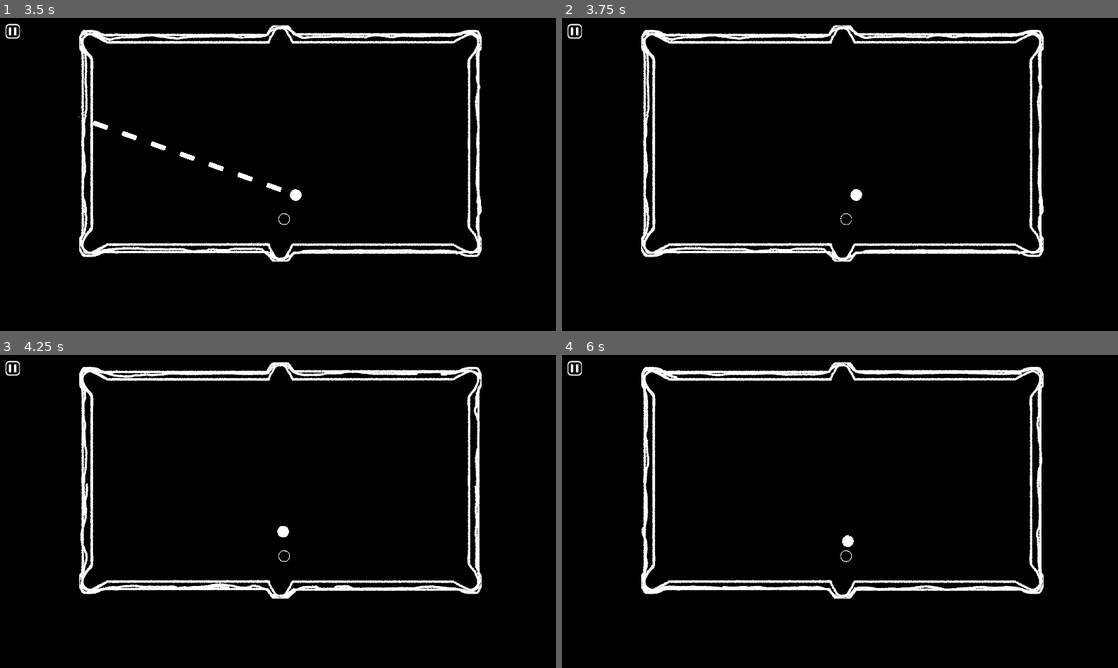
Above: before the commit, frames 1-4 (two rows, left to right).
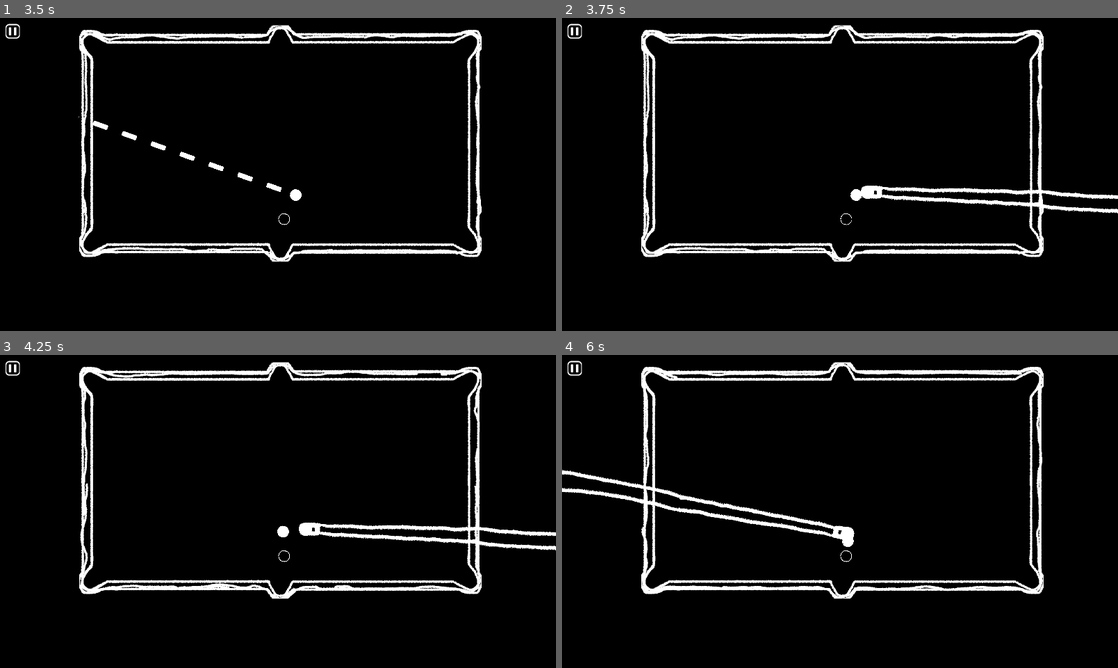
Above: after the commit, the same moments.

Repository: Muirotidua/IMGD1001-Project
Game: Godot game, scene res://scenes/splash_screen.tscn
Same seed, same stepped clock (60 frames per second), same inputs: the game is played once before the commit and once after it.
Inputs (mouse positions are in pixels of both pictures, inside the frame that each line leads up to):
- Up to frame 1 (3.5 s): move the mouse to (400, 158) at 0.52 s; hold Space (ball_hit) 0.53-1.25 s; click (500, 224) at 1.25 s; click (500, 224) at 2 s; click "1" at 2.75 s
- Up to frame 2 (3.75 s): move the mouse to (728, 190) at 3.52 s; tap Space (ball_hit) at 3.6 s
- Up to frame 3 (4.25 s): no input
- Up to frame 4 (6 s): move the mouse to (895, 442) at 4.27 s; hold Space (ball_hit) 4.28-5.03 s; tap I (print_info) at 4.35 s; move the mouse to (812, 574) at 5.02 s; tap Backspace (rewind_shot) at 5.1 s; tap Space (ball_hit) at 5.3 s; move the mouse to (1006, 558) at 5.77 s; hold Space (ball_hit) from 5.78 s (still down)

Frame 1 is identical in both runs. In frame 2, 1.2% of the frame differs, in the area x 53-100%, y 53-63%; in frame 3, 1.2%; in frame 4, 1.4%, in the area x 0-53%, y 36-59%.

Commit message:
Pool Stick
Might add fade out or otherwise later

Diff:
--- /dev/null
+++ b/pool_stick.gd
@@ -0,0 +1,22 @@
+class_name PoolStick
+extends Node2D
+
+var distance = 0 # distance from center
+var ball_target : CueBall = null
+
+func _ready():
+	self.global_position = ball_target.global_position
+
+func _process(_delta: float) -> void:
+
+	%PoolStickSpr.position = Vector2((distance*-1)+(-936.0),0) # manual direction offset
+
+	look_at(get_viewport().get_mouse_position())
+
+func reset():
+	distance = 0;
+	%PoolStickSpr.pause()
+	await get_tree().create_timer(1).timeout
+	%PoolStickSpr.play()
+	hide()
+	queue_free()
--- a/scenes/cue_ball.tscn
+++ b/scenes/cue_ball.tscn
@@ -7,9 +7,6 @@
 [ext_resource type="Texture2D" uid="uid://b3x7bm371vark" path="res://visuals/cueball-filled/Untitled-1_0001_Layer-1-copy-2.png" id="4_li0g8"]
 [ext_resource type="Texture2D" uid="uid://du3a6oavwejf8" path="res://visuals/cueball-filled/Untitled-1_0002_Layer-1-copy.png" id="5_h5tuf"]
 [ext_resource type="Script" uid="uid://bitk0caq6f2sd" path="res://scripts/progress_bar.gd" id="7_li0g8"]
-[ext_resource type="Texture2D" uid="uid://h5twy65whfri" path="res://visuals/poolstick/Untitled-1_0000_Layer-5.png" id="8_8jwt0"]
-[ext_resource type="Texture2D" uid="uid://dvvil3luvwjx0" path="res://visuals/poolstick/Untitled-1_0001_Layer-4.png" id="9_57eu7"]
-[ext_resource type="Texture2D" uid="uid://c84tseqlpio8y" path="res://visuals/poolstick/Untitled-1_0002_Layer-3.png" id="10_ic216"]
 
 [sub_resource type="SpriteFrames" id="SpriteFrames_5bgfd"]
 animations = [{
@@ -33,23 +30,6 @@
 
 [sub_resource type="CanvasItemMaterial" id="CanvasItemMaterial_nkrrx"]
 blend_mode = 1
-
-[sub_resource type="SpriteFrames" id="SpriteFrames_nka7q"]
-animations = [{
-"frames": [{
-"duration": 1.0,
-"texture": ExtResource("8_8jwt0")
-}, {
-"duration": 1.0,
-"texture": ExtResource("9_57eu7")
-}, {
-"duration": 1.0,
-"texture": ExtResource("10_ic216")
-}],
-"loop": true,
-"name": &"default",
-"speed": 5.0
-}]
 
 [node name="CueBall" type="RigidBody2D"]
 physics_material_override = ExtResource("1_c01jm")
@@ -75,13 +55,6 @@
 
 [node name="RayCast2D" type="RayCast2D" parent="."]
 collide_with_areas = true
-
-[node name="PoolStick" type="AnimatedSprite2D" parent="."]
-unique_name_in_owner = true
-visible = false
-position = Vector2(-734, -7.999999)
-scale = Vector2(0.7574257, 0.7574257)
-sprite_frames = SubResource("SpriteFrames_nka7q")
 
 [node name="NonRotate" type="Node2D" parent="."]
 
--- /dev/null
+++ b/scenes/pool_stick.tscn
@@ -0,0 +1,31 @@
+[gd_scene load_steps=6 format=3 uid="uid://dsr4uau6ubum8"]
+
+[ext_resource type="Script" uid="uid://dqsoyeqe66eia" path="res://pool_stick.gd" id="1_sbpun"]
+[ext_resource type="Texture2D" uid="uid://h5twy65whfri" path="res://visuals/poolstick/Untitled-1_0000_Layer-5.png" id="2_6ykqj"]
+[ext_resource type="Texture2D" uid="uid://dvvil3luvwjx0" path="res://visuals/poolstick/Untitled-1_0001_Layer-4.png" id="3_krcxu"]
+[ext_resource type="Texture2D" uid="uid://c84tseqlpio8y" path="res://visuals/poolstick/Untitled-1_0002_Layer-3.png" id="4_asd4s"]
+
+[sub_resource type="SpriteFrames" id="SpriteFrames_snpxv"]
+animations = [{
+"frames": [{
+"duration": 1.0,
+"texture": ExtResource("2_6ykqj")
+}, {
+"duration": 1.0,
+"texture": ExtResource("3_krcxu")
+}, {
+"duration": 1.0,
+"texture": ExtResource("4_asd4s")
+}],
+"loop": true,
+"name": &"default",
+"speed": 5.0
+}]
+
+[node name="PoolStick" type="Node2D"]
+script = ExtResource("1_sbpun")
+
+[node name="PoolStickSpr" type="AnimatedSprite2D" parent="."]
+unique_name_in_owner = true
+position = Vector2(-926, 0)
+sprite_frames = SubResource("SpriteFrames_snpxv")
--- a/scripts/cue_ball.gd
+++ b/scripts/cue_ball.gd
@@ -12,6 +12,8 @@
 var rewinded: bool = false
 var shot_power = 0;
 var MAX_HOLD = 50
+var pool_stick_ref = preload("res://scenes/pool_stick.tscn")
+var pool_cue : PoolStick
 
 @onready var count_label: Label = $NonRotate/CountLabel
 @onready var pointer = $PointerLine
@@ -30,19 +32,28 @@
 	pointer.add_point(get_local_mouse_position())
 	type = GlobalEnums.BallType.CUE_BALL
 	%ProgressBar.visible = false
-	%PoolStick.visible = false
 
 
 func _physics_process(delta: float) -> void:
 	super._physics_process(delta)
+
+	if(Input.is_action_just_pressed("ball_hit")&&shot_ready):
+		pool_cue = pool_stick_ref.instantiate()
+		pool_cue.ball_target = self
+		get_tree().current_scene.add_child(pool_cue)
 	if(Input.is_action_pressed("ball_hit")&&shot_ready):
 		%ProgressBar.show()
 		if(shot_power < MAX_HOLD):
 			shot_power += charge_rate * delta
 		%ProgressBar.value = shot_power
+
+		#%PoolStick.show()
+		pool_cue.distance = shot_power
 	if(Input.is_action_just_released("ball_hit")&&shot_ready):
 		try_shoot.emit()
 		%ProgressBar.hide()
+		pool_cue.reset()
+
 
 func _process(_delta: float) -> void:
 	pointer.set_point_position(1, get_local_mouse_position())
@@ -70,6 +81,9 @@
 		shot_count += 1 # no ++ operator :(
 	rewinded = false
 
+	#%PoolStick.visible = false
+
+
 func reset():
 	shot_count = 0
 	shot_power = 0
Not shown, added: pool_stick.gd.uid
Not shown: 1 places in scenes/cue_ball.tscn that only renumber resources
Not shown: 1 places in scenes/pool_ball.tscn that only renumber resources
